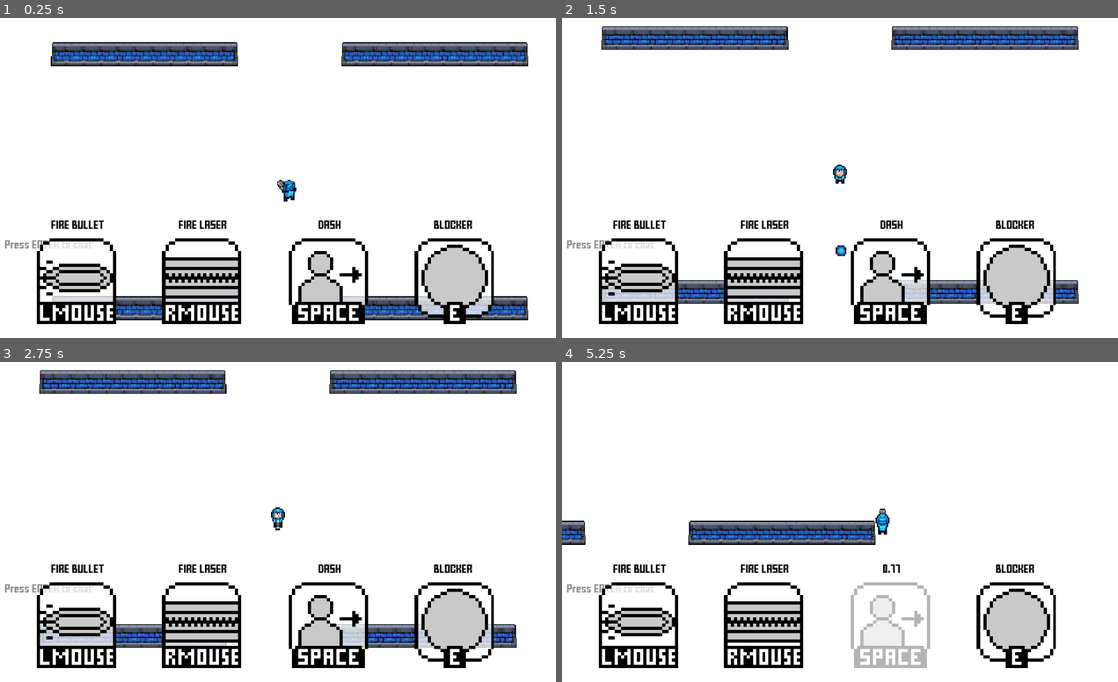
Above: before the commit, frames 1-4 (two rows, left to right).
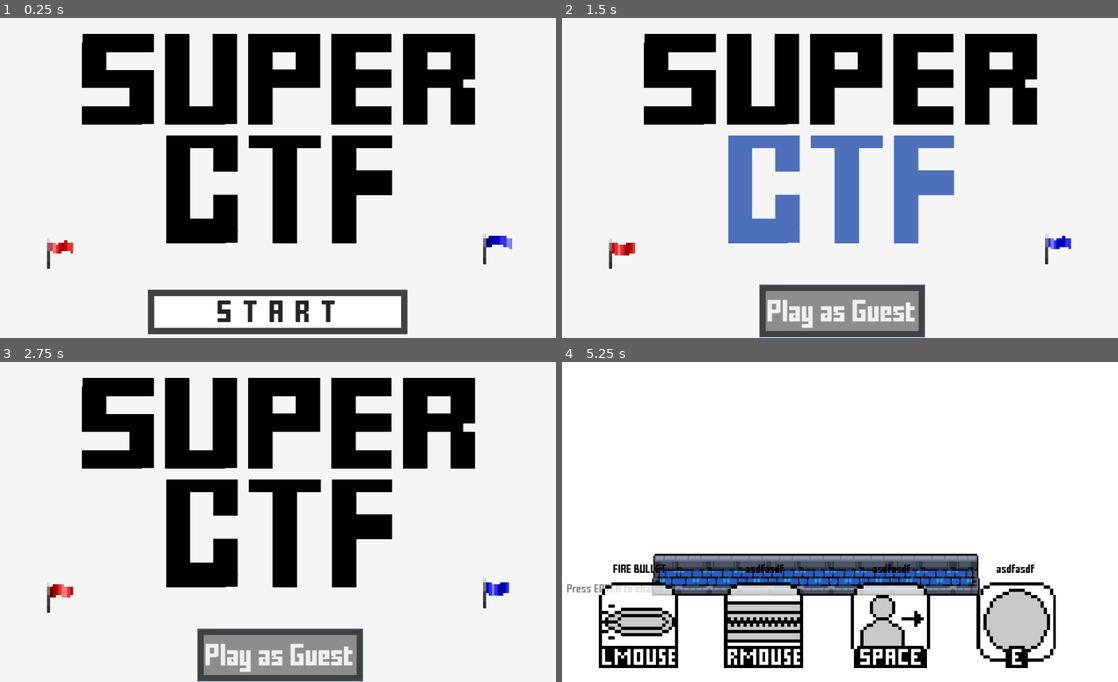
Above: after the commit, the same moments.

Repository: MarshallJDem/SuperCTF
Game: Godot game, scene res://TitleScreen.tscn
Same seed, same stepped clock (60 frames per second), same inputs: the game is played once before the commit and once after it. Sound files missing from this copy of the repository are replaced by a short silence.
Inputs (mouse positions are in pixels of both pictures, inside the frame that each line leads up to):
- Up to frame 1 (0.25 s): no input
- Up to frame 2 (1.5 s): click (840, 312) at 0.5 s, where only the run after the commit has a clickable "START"; click (840, 312) at 1.25 s, where only the run after the commit has a clickable "Play as Guest"
- Up to frame 3 (2.75 s): click (278, 656) at 2 s, where only the run after the commit has a clickable "Play as Guest"
- Up to frame 4 (5.25 s): tap Enter at 2.75, 2.85 s; move the mouse to (962, 506) at 2.77 s; hold D 2.78-3.53 s; click (962, 506) at 2.92 s; tap Space at 3.02, 3.77, 5 s; move the mouse to (728, 538) at 3.52 s; hold S 3.53-4.25 s; tap 2 at 3.6 s; click (656, 589) at 4.27 s; type "12" at 4.35 s; move the mouse to (895, 451) at 5.02 s; hold D from 5.03 s (still down); tap 3 at 5.1 s

The runs differ from the first frame. In frame 1, 38% of the frame differs, in the area x 0-95%, y 4-99%; in frame 2, 39%, in the area x 0-93%, y 2-100%; in frame 3, 38%; in frame 4, 13%.
Error before the commit: Invalid get index '0' (on base: 'Dictionary'). (res://GameContent/LineEdit.gd:46)

Commit message:
Fixed some player asset issues

Diff:
--- a/GameContent/Player.gd
+++ b/GameContent/Player.gd
@@ -162,13 +162,15 @@
 	if is_network_master():
 		rpc_unreliable_id(1, "send_position", position, get_tree().get_network_unique_id());
 
+
 	# Idle Animation
-	if last_position == position:
+	var diff = last_position - position;
+	if sqrt(pow(diff.x, 2) + pow(diff.y, 2)) < 1:
 		if team_id == 1:
 			$Sprite_Top.set_texture(idle_top_atlas_red);
 		else:
 			$Sprite_Top.set_texture(idle_top_atlas_blue);
-		$Sprite_Bottom.frame = $Sprite_Top.frame - (animation_set_frame * $Sprite_Top.hframes);
+		$Sprite_Bottom.frame = $Sprite_Top.frame % $Sprite_Top.hframes;
 	else:
 		if team_id == 1:
 			$Sprite_Top.set_texture(running_top_atlas_red);
@@ -425,13 +427,6 @@
 	lerp_start_pos = position;
 	lerp_end_pos = new_pos;
 
-	# Experimental
-#	target_pos = new_pos;
-#	received_pos_this_frame = true;
-#	# Last Velocity
-#	last_velocity = new_pos - last_position;
-#	last_position = new_pos;
-
 # Activates the camera on this player
 func activate_camera():
 	camera_ref.current = true;
--- a/Globals.gd
+++ b/Globals.gd
@@ -24,7 +24,7 @@
 # Whether or not lasers should destroy bullets
 var lasers_destroy_bullets = true;
 # Whether to run in testing mode (for development uses)
-var testing = true;
+var testing = false;
 var forcefield_cooldown = 3;
 
 
Not shown, changed: HTML5_Export/CTF.pck
Not shown, changed: Linux_Export/ctf.pck
